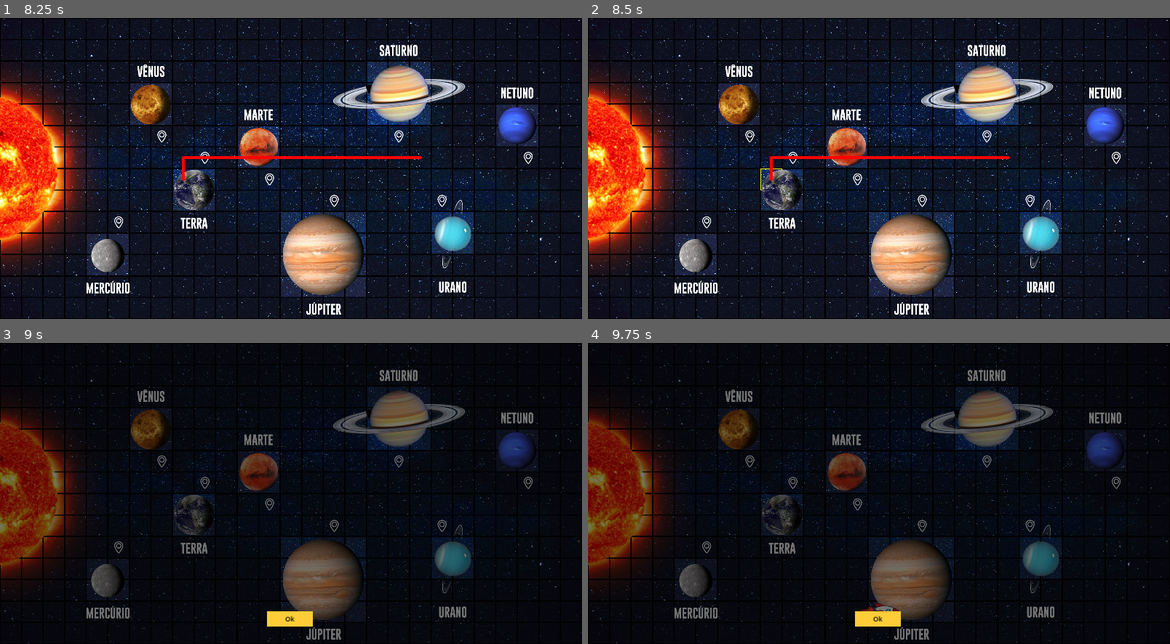
Above: before the commit, frames 1-4 (two rows, left to right).
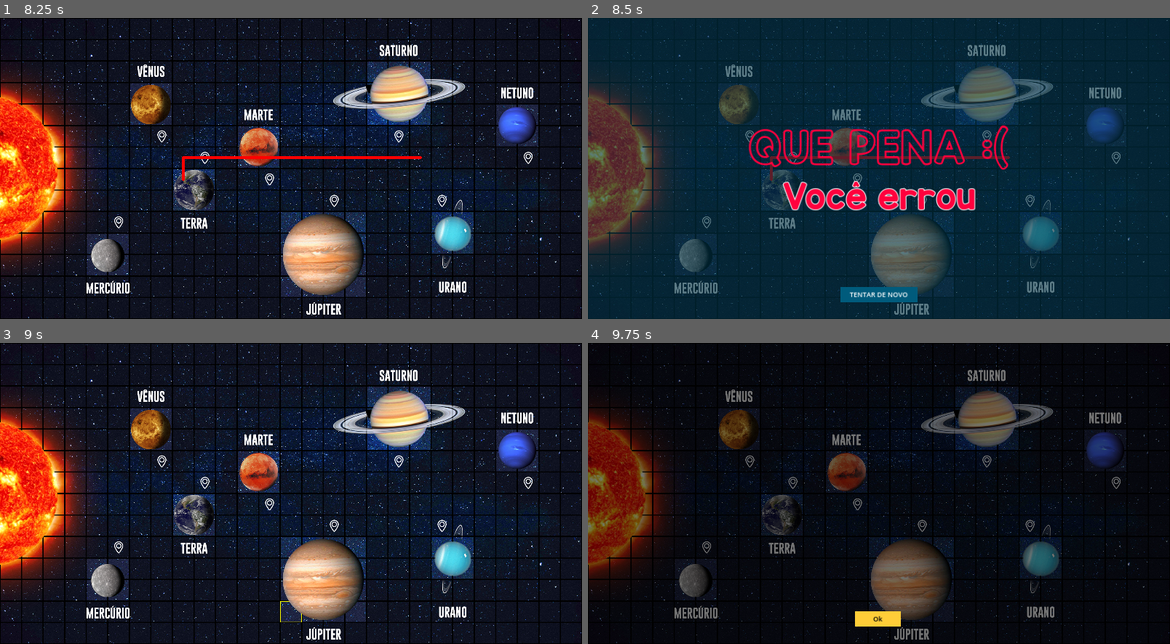
Above: after the commit, the same moments.

Repository: Equiel-1703/jogo-ExpPC
Game: Godot game, scene res://scenes/main.tscn
Two runs of this game, one before a commit and one after it. Both use one fixed random seed, a clock stepped at 60 frames per second and the inputs below.
Inputs (mouse positions are in pixels of both pictures, inside the frame that each line leads up to):
- Up to frame 1 (8.25 s): tap Enter at 0.5, 7.25 s; move the mouse to (419, 153) at 0.52 s; press the mouse at (419, 153) at 0.53 s; tap Space at 1.25, 8 s; move the mouse to (174, 183) at 1.27 s; release the mouse at (174, 183) at 1.28 s; click (174, 183) at 1.35 s; click "Ok" at 2 s; move the mouse to (349, 102) at 2.77 s; press the mouse at (349, 102) at 2.78 s; move the mouse to (261, 228) at 3.52 s; release the mouse at (261, 228) at 3.53 s; click (261, 228) at 3.6 s; move the mouse to (465, 213) at 4.27 s; press the mouse at (465, 213) at 4.28 s; move the mouse to (116, 123) at 5.02 s; release the mouse at (116, 123) at 5.03 s; click (116, 123) at 5.1 s; move the mouse to (320, 168) at 5.77 s; press the mouse at (320, 168) at 5.78 s; move the mouse to (203, 93) at 6.52 s; release the mouse at (203, 93) at 6.53 s; click (203, 93) at 6.6 s; move the mouse to (419, 153) at 7.27 s; press the mouse at (419, 153) at 7.28 s; move the mouse to (174, 183) at 8.02 s; release the mouse at (174, 183) at 8.03 s; click (174, 183) at 8.1 s
- Up to frame 2 (8.5 s): no input
- Up to frame 3 (9 s): click (291, 619) at 8.75 s, where only the run after the commit has a clickable "TENTAR DE NOVO"
- Up to frame 4 (9.75 s): click (879, 619) at 9.5 s, where only the run before the commit has a clickable "Ok"

Frame 1 is identical in both runs. In frame 2, 38% of the frame differs, in the area x 0-100%, y 0-100%; in frame 3, 32%; in frame 4, less than 0.1%.

Commit message:
Implemented win/lose screens and fixed bugs

Diff:
--- /dev/null
+++ b/scenes/lose_scene.tscn
@@ -0,0 +1,79 @@
+[gd_scene load_steps=7 format=3 uid="uid://btif7hfb7i3rc"]
+
+[ext_resource type="FontFile" uid="uid://bon14dm77mpt8" path="res://fonts/KGRedHands.ttf" id="1_b30vr"]
+[ext_resource type="Script" path="res://scripts/win_scene.gd" id="1_f4xyt"]
+[ext_resource type="FontFile" uid="uid://cqy64kfoqcffx" path="res://fonts/KGRedHandsOutline.ttf" id="2_8sx16"]
+
+[sub_resource type="LabelSettings" id="LabelSettings_i1k1n"]
+font = ExtResource("2_8sx16")
+font_size = 133
+font_color = Color(1, 0, 0.239216, 1)
+outline_size = 5
+outline_color = Color(1, 0, 0.239216, 1)
+
+[sub_resource type="LabelSettings" id="LabelSettings_s2hsg"]
+font = ExtResource("1_b30vr")
+font_size = 100
+font_color = Color(1, 0, 0.239216, 1)
+outline_size = 10
+
+[sub_resource type="StyleBoxFlat" id="StyleBoxFlat_xtk78"]
+bg_color = Color(2.40654e-06, 0.356872, 0.484594, 1)
+
+[node name="LoseScene" type="Control"]
+layout_mode = 3
+anchors_preset = 15
+anchor_right = 1.0
+anchor_bottom = 1.0
+grow_horizontal = 2
+grow_vertical = 2
+script = ExtResource("1_f4xyt")
+
+[node name="BG" type="ColorRect" parent="."]
+custom_minimum_size = Vector2(1890, 980)
+layout_mode = 0
+offset_right = 1890.0
+offset_bottom = 980.0
+color = Color(3.60981e-07, 0.189238, 0.255862, 0.639216)
+
+[node name="CenterContainer" type="CenterContainer" parent="."]
+layout_mode = 0
+offset_right = 1890.0
+offset_bottom = 980.0
+
+[node name="VBoxContainer" type="VBoxContainer" parent="CenterContainer"]
+layout_mode = 2
+
+[node name="QUEPENA" type="Label" parent="CenterContainer/VBoxContainer"]
+layout_mode = 2
+theme_override_colors/font_color = Color(0.37, 1, 0.3, 1)
+theme_override_fonts/font = ExtResource("1_b30vr")
+theme_override_font_sizes/font_size = 80
+text = "QUE PENA :("
+label_settings = SubResource("LabelSettings_i1k1n")
+horizontal_alignment = 1
+vertical_alignment = 1
+
+[node name="VoceErrou" type="Label" parent="CenterContainer/VBoxContainer"]
+layout_mode = 2
+theme_override_colors/font_color = Color(0.37, 1, 0.3, 1)
+theme_override_fonts/font = ExtResource("1_b30vr")
+theme_override_font_sizes/font_size = 80
+text = "Você errou"
+label_settings = SubResource("LabelSettings_s2hsg")
+horizontal_alignment = 1
+vertical_alignment = 1
+
+[node name="PlayAgain" type="Button" parent="."]
+custom_minimum_size = Vector2(250, 50)
+layout_mode = 0
+offset_left = 820.0
+offset_top = 875.0
+offset_right = 1070.0
+offset_bottom = 925.0
+theme_override_colors/font_color = Color(1, 1, 1, 1)
+theme_override_font_sizes/font_size = 22
+theme_override_styles/normal = SubResource("StyleBoxFlat_xtk78")
+text = "TENTAR DE NOVO"
+
+[connection signal="pressed" from="PlayAgain" to="." method="_on_play_again_pressed"]
--- a/scenes/main.tscn
+++ b/scenes/main.tscn
@@ -9,6 +9,8 @@
 [ext_resource type="Texture2D" uid="uid://bmjnhcqpa4h1g" path="res://res/MAPA_JOGO_OV.png" id="6_qi3it"]
 [ext_resource type="Texture2D" uid="uid://b6xc8csuuhutd" path="res://res/MAPA_JOGO.jpg" id="7_qtrjm"]
 [ext_resource type="PackedScene" uid="uid://cig2gpf3kuqkq" path="res://scenes/criar_path.tscn" id="9_qgmui"]
+[ext_resource type="PackedScene" uid="uid://diik6iqcg1u36" path="res://scenes/win_scene.tscn" id="10_ht0ha"]
+[ext_resource type="PackedScene" uid="uid://btif7hfb7i3rc" path="res://scenes/lose_scene.tscn" id="11_cb0id"]
 
 [sub_resource type="TileSetAtlasSource" id="TileSetAtlasSource_s07oj"]
 texture = ExtResource("1_mv3ls")
@@ -68,3 +70,11 @@
 
 [node name="CriarPath" parent="CanvasLayer" instance=ExtResource("9_qgmui")]
 unique_name_in_owner = true
+visible = false
+
+[node name="WinScene" parent="CanvasLayer" instance=ExtResource("10_ht0ha")]
+unique_name_in_owner = true
+visible = false
+
+[node name="LoseScene" parent="CanvasLayer" instance=ExtResource("11_cb0id")]
+unique_name_in_owner = true
--- /dev/null
+++ b/scenes/win_scene.tscn
@@ -0,0 +1,79 @@
+[gd_scene load_steps=7 format=3 uid="uid://diik6iqcg1u36"]
+
+[ext_resource type="FontFile" uid="uid://bon14dm77mpt8" path="res://fonts/KGRedHands.ttf" id="1_nfo8h"]
+[ext_resource type="Script" path="res://scripts/win_scene.gd" id="1_rkmbc"]
+[ext_resource type="FontFile" uid="uid://cqy64kfoqcffx" path="res://fonts/KGRedHandsOutline.ttf" id="2_flast"]
+
+[sub_resource type="LabelSettings" id="LabelSettings_i1k1n"]
+font = ExtResource("2_flast")
+font_size = 133
+font_color = Color(0.290667, 1, 0.24, 1)
+outline_size = 5
+outline_color = Color(0.290196, 1, 0.239216, 1)
+
+[sub_resource type="LabelSettings" id="LabelSettings_s2hsg"]
+font = ExtResource("1_nfo8h")
+font_size = 100
+font_color = Color(0.290667, 1, 0.24, 1)
+outline_size = 10
+
+[sub_resource type="StyleBoxFlat" id="StyleBoxFlat_xtk78"]
+bg_color = Color(0.0943, 0.120608, 0.41, 1)
+
+[node name="WinScene" type="Control"]
+layout_mode = 3
+anchors_preset = 15
+anchor_right = 1.0
+anchor_bottom = 1.0
+grow_horizontal = 2
+grow_vertical = 2
+script = ExtResource("1_rkmbc")
+
+[node name="BG" type="ColorRect" parent="."]
+custom_minimum_size = Vector2(1890, 980)
+layout_mode = 0
+offset_right = 1890.0
+offset_bottom = 980.0
+color = Color(0, 0.137255, 0.258824, 0.639216)
+
+[node name="CenterContainer" type="CenterContainer" parent="."]
+layout_mode = 0
+offset_right = 1890.0
+offset_bottom = 980.0
+
+[node name="VBoxContainer" type="VBoxContainer" parent="CenterContainer"]
+layout_mode = 2
+
+[node name="PARABENS" type="Label" parent="CenterContainer/VBoxContainer"]
+layout_mode = 2
+theme_override_colors/font_color = Color(0.37, 1, 0.3, 1)
+theme_override_fonts/font = ExtResource("1_nfo8h")
+theme_override_font_sizes/font_size = 80
+text = "PARABÉNS!"
+label_settings = SubResource("LabelSettings_i1k1n")
+horizontal_alignment = 1
+vertical_alignment = 1
+
+[node name="VoceAcertou" type="Label" parent="CenterContainer/VBoxContainer"]
+layout_mode = 2
+theme_override_colors/font_color = Color(0.37, 1, 0.3, 1)
+theme_override_fonts/font = ExtResource("1_nfo8h")
+theme_override_font_sizes/font_size = 80
+text = "Você acertou!"
+label_settings = SubResource("LabelSettings_s2hsg")
+horizontal_alignment = 1
+vertical_alignment = 1
+
+[node name="PlayAgain" type="Button" parent="."]
+custom_minimum_size = Vector2(250, 50)
+layout_mode = 0
+offset_left = 820.0
+offset_top = 875.0
+offset_right = 1070.0
+offset_bottom = 925.0
+theme_override_colors/font_color = Color(1, 1, 1, 1)
+theme_override_font_sizes/font_size = 22
+theme_override_styles/normal = SubResource("StyleBoxFlat_xtk78")
+text = "JOGAR DE NOVO"
+
+[connection signal="pressed" from="PlayAgain" to="." method="_on_play_again_pressed"]
--- a/scripts/criar_path.gd
+++ b/scripts/criar_path.gd
@@ -38,8 +38,6 @@
 	for child in %PathButtons.get_children():
 		child.queue_free()
 
-	self.visible = false
-
 	print("+ Player path:")
 	PathProcessor.print_moves(player_path)
 	player_path_done.emit(player_path)
--- a/scripts/main_map.gd
+++ b/scripts/main_map.gd
@@ -16,6 +16,7 @@
 var draw_state: bool = false
 var movement_enabled: bool = true
 var path_commands_answer: Array = []
+var player_won: bool = false
 
 func _ready():
 	self.tile_set.tile_size = Vector2(tile_size, tile_size)
@@ -28,6 +29,9 @@
 	%Rocket.move_completed.connect(_on_move_completed)
 	# Connect CriarPath signal
 	%CriarPath.player_path_done.connect(_on_player_path_done)
+	# Connect WinScene and LoseScene signals
+	%WinScene.play_again.connect(_on_play_again)
+	%LoseScene.play_again.connect(_on_play_again)
 
 var mouse_coord: Vector2 = Vector2.ZERO
 var last_mouse_coord: Vector2 = Vector2.ZERO
@@ -129,15 +133,17 @@
 				# Update the last mouse coord
 				last_mouse_coord = mouse_coord
 
-	if Input.is_action_just_released("LeftClick"):
+func _input(event):
+	if event.is_action_released("LeftClick"):
+		print("LeftClick released")
 		draw_state = false
+		movement_enabled = false
 
 		print("+ Answer: ")
 		PathProcessor.print_moves(path_commands_answer)
 
 		%CriarPath.show_path_menu(path_commands_answer)
-		movement_enabled = false
-
+		set_process_input(false)
 
 # Emmited by the CriarPath screen, when the player has finished creating the path
 func _on_player_path_done(answer):
@@ -147,15 +153,30 @@
 
 	if answer == path_commands_answer:
 		print("CORRETO")
+		player_won = true
 	else:
 		print("ERRADO")
+		player_won = false
 
 	%Rocket.set_start_position(line_from)
 	%Rocket.execute_move_commands(answer.duplicate())
 
 # Emmited by the Rocket node
 func _on_move_completed():
+	if player_won:
+		%WinScene.visible = true
+	else:
+		%LoseScene.visible = true
+
+# Emmited by the WinScene and LoseScene nodes
+func _on_play_again():
 	movement_enabled = true
+
+	%PathLine.clear_points()
+	%Rocket.visible = false
+
+	# Enable input processing again
+	set_process_input(true)
 
 func erase_selection_map():
 	for y in map_h:
--- a/scripts/rocket.gd
+++ b/scripts/rocket.gd
@@ -55,8 +55,9 @@
 			t += MOVE_SPEED * delta
 
 			self.position = self.position.lerp(destination_pos, t)
-			print(t)
-			print(self.position)
+			# Used for debug purposes only
+			# print(t)
+			# print(self.position)
 		else:
 			execute_flag = false
 			execute_next_command()
--- /dev/null
+++ b/scripts/win_scene.gd
@@ -0,0 +1,10 @@
+extends Control
+
+signal play_again
+
+func _ready():
+	self.visible = false
+
+func _on_play_again_pressed():
+	self.visible = false
+	play_again.emit()
Binary file added: fonts/KGRedHands.ttf
Not shown, added: fonts/KGRedHands.ttf.import
Binary file added: fonts/KGRedHandsOutline.ttf
Not shown, added: fonts/KGRedHandsOutline.ttf.import
Not shown: 1 places in scenes/main.tscn that only renumber resources
